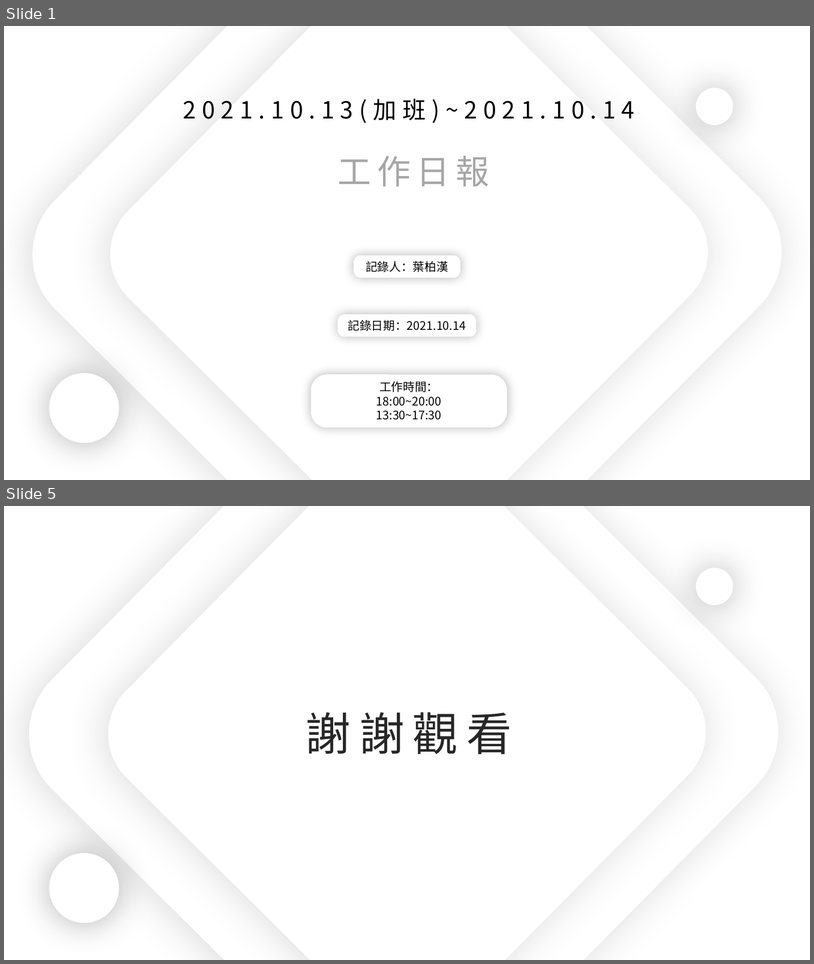
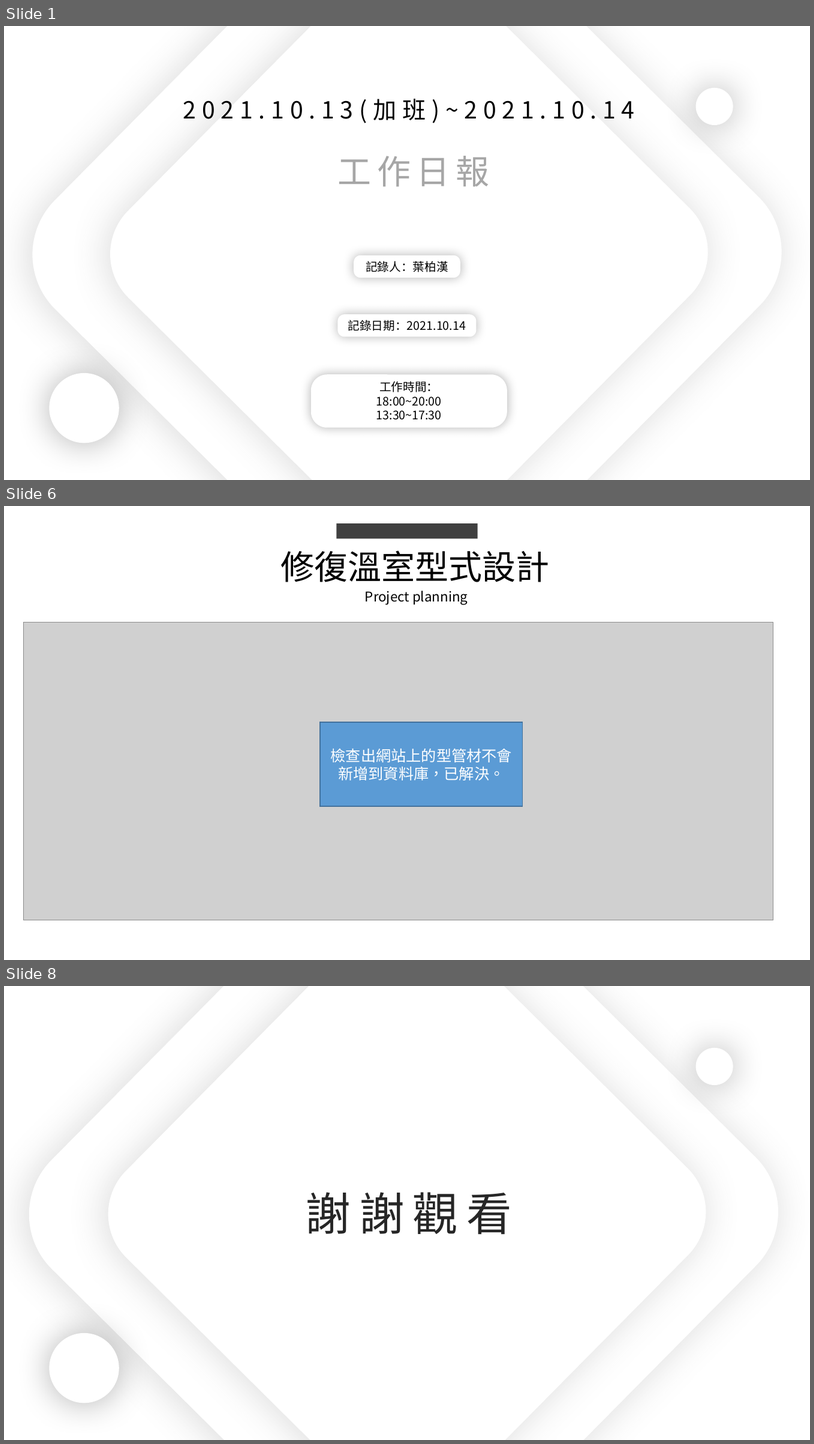
Before and after one commit to king637324/KnowledgeGreenhouseSystem, a slide deck: 工作日報_葉柏漢/2021.10/2021.10.13(加班)_2021.10.14工作日報_葉柏漢.pptx. Shown one above the other, each under a label of ours: slides 1 and 5 before the commit, slides 1, 6 and 8 after it; the slides between them are not shown. The pictures are 814x964 and 814x1444 pixels, drawn with LibreOffice and Linux fonts; fonts in the diff are those of the drawing; grey boxes stand for pictures. Boxes give left, top, right and bottom in pixels: in the first picture for what was removed or moved away, otherwise in the second. Text is boxed around its words. In the diff, an @@ line names an element or a change of style, - is before the commit and + after.

```diff
--- a/工作日報_葉柏漢/2021.10/2021.10.13(加班)_2021.10.14工作日報_葉柏漢.pptx
+++ b/工作日報_葉柏漢/2021.10/2021.10.13(加班)_2021.10.14工作日報_葉柏漢.pptx
@@ slide 6 added at box(4, 506, 810, 960), background #FFFFFF @@
@@ rectangle added at box(337, 523, 477, 538), fill #404040 @@
@@ text added at box(281, 550, 550, 582), 40 pt, text #000000 @@
+修復溫室型式設計
@@ text added at box(365, 591, 468, 604), 16 pt, text #000000 @@
+Project planning
@@ picture added at box(23, 622, 773, 920) @@
@@ rectangle added at box(320, 722, 523, 806), fill #5B9BD5, outline #43739E 1 pt, 18 pt, text #FFFFFF @@
+檢查出網站上的型管材不會新增到資料庫，已解決。
@@ what was slide 5 is now slide 8 @@
```
Also in this commit, not shown: 2 slides changed, 3 other slides added, 1 slide removed, 3 other files.
